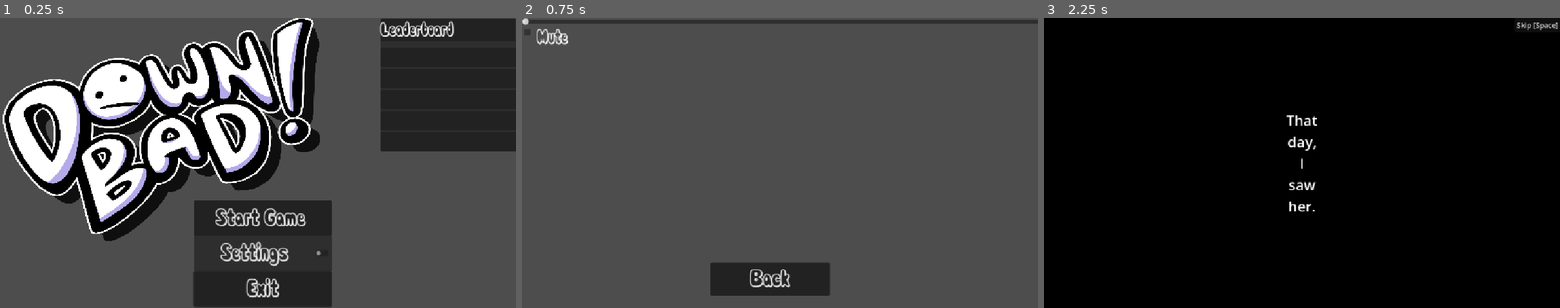
Above: before the commit, frames 1-3 (left to right).
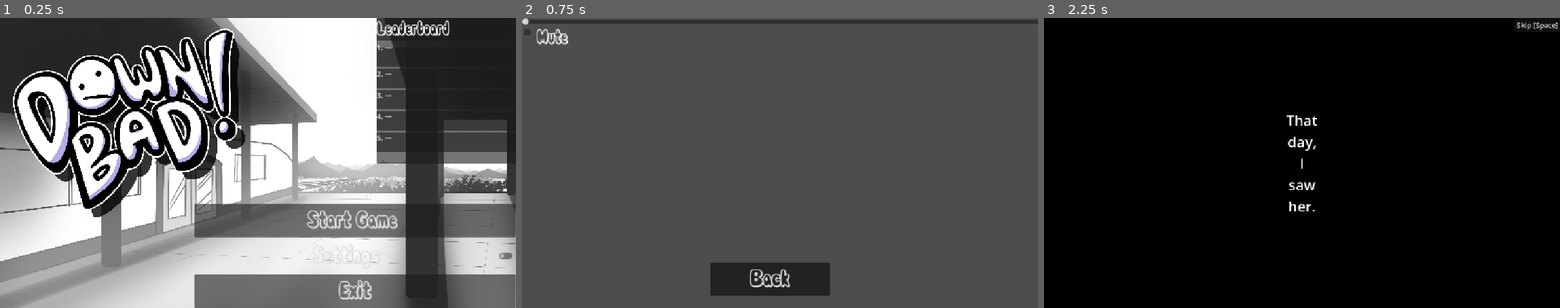
Above: after the commit, the same moments.

Repository: average4136/head-over-heels-game
Game: Godot game, scene res://Scenes/main_menu.tscn
The game is run twice, just before and just after one commit, with the same random seed, the same clock (stepped at 60 frames per second) and the same inputs.
Inputs:
- Up to frame 1 (0.25 s): no input
- Up to frame 2 (0.75 s): click "Settings" at 0.5 s
- Up to frame 3 (2.25 s): click "Back" at 1.25 s; click "Start Game" at 2 s

The runs differ from the first frame. In frame 1, 79% of the frame differs, in the area x 0-100%, y 0-100%; in frame 2, nothing differs; in frame 3, nothing differs.

Commit message:
Update main_menu.tscn

Diff:
--- a/Scenes/main_menu.tscn
+++ b/Scenes/main_menu.tscn
@@ -1,9 +1,100 @@
 [gd_scene format=3 uid="uid://dnpa2bicce1oq"]
 
-[ext_resource type="Script" uid="uid://br5q2akebk30i" path="res://Main_Menu.gd" id="1_28flt"]
+[ext_resource type="Texture2D" uid="uid://8vg5q24vuvkp" path="res://Assets/Cutscenes/Ending_Cutscene.png" id="1_1ehe0"]
 [ext_resource type="FontFile" uid="uid://d4gh6b7fwfnwd" path="res://Assets/Font/Comic_White_Rabbit_.otf" id="2_48xlc"]
-[ext_resource type="Script" uid="uid://dyxg2d0ul3han" path="res://Scenes/Leaderboard.gd" id="3_ce3w2"]
 [ext_resource type="Texture2D" uid="uid://cdwckcet2rg5j" path="res://Assets/DownBad_Logo_V0.5.png" id="4_ce3w2"]
+
+[sub_resource type="GDScript" id="GDScript_n45e2"]
+script/source = "extends Control
+
+func _on_button_pressed() -> void:
+	get_tree().change_scene_to_file(\"res://Scenes/Cutscenes/opening_cutscene.tscn\")
+
+func _on_check_button_pressed() -> void:
+	get_tree().change_scene_to_file(\"res://Scenes/settings.tscn\")
+
+
+func _on_button_exit_pressed() -> void:
+	get_tree().quit()
+
+
+func _ready():
+	update_leaderboard()
+
+
+func update_leaderboard():
+	if not has_node(\"LeaderboardContainer/NamesContainer\"):
+		return
+	var entries = $LeaderboardContainer/NamesContainer.get_children()
+
+	for i in range(5):
+		var panel = entries[i + 1]
+		var label = panel.get_child(0)
+
+		if i < Leaderboard.scores.size():
+			var score = Leaderboard.scores[i]
+
+			label.text = \"%d. %s    %.2f seconds\" % [
+				i + 1,
+				score[\"name\"],
+				score[\"time\"]
+			]
+		else:
+			label.text = \"%d. ---\" % (i + 1)
+"
+
+[sub_resource type="GDScript" id="GDScript_opfnp"]
+script/source = "extends Node
+
+
+const SAVE_PATH := \"user://leaderboard.json\"
+const MAX_ENTRIES := 5
+
+var scores: Array = []
+
+
+func _ready():
+	load_scores()
+
+
+func add_score(player_name: String, time: float):
+	var entry = {
+		\"name\": player_name,
+		\"time\": time
+	}
+
+	scores.append(entry)
+
+	scores.sort_custom(func(a, b):
+		return a[\"time\"] < b[\"time\"]
+	)
+
+	if scores.size() > MAX_ENTRIES:
+		scores.resize(MAX_ENTRIES)
+
+	save_scores()
+
+
+func save_scores():
+	var file = FileAccess.open(SAVE_PATH, FileAccess.WRITE)
+
+	if file:
+		file.store_string(JSON.stringify(scores))
+
+
+func load_scores():
+	if not FileAccess.file_exists(SAVE_PATH):
+		scores = []
+		return
+
+	var file = FileAccess.open(SAVE_PATH, FileAccess.READ)
+	var data = JSON.parse_string(file.get_as_text())
+
+	if data is Array:
+		scores = data
+	else:
+		scores = []
+"
 
 [sub_resource type="GDScript" id="GDScript_ce3w2"]
 
@@ -12,27 +103,34 @@
 anchors_preset = 15
 anchor_right = 1.0
 anchor_bottom = 1.0
-offset_left = 4.0
-offset_top = 2.0
-offset_right = -654.0
-offset_bottom = 18.0
-grow_horizontal = 2
-grow_vertical = 2
-script = ExtResource("1_28flt")
-
-[node name="StartContainer" type="PanelContainer" parent="." unique_id=1594007017]
-layout_mode = 1
-anchors_preset = -1
-anchor_top = 0.44200003
-anchor_right = 0.623
-anchor_bottom = 0.558
-offset_left = 429.0
-offset_top = 112.51199
-offset_right = 428.861
-offset_bottom = 114.415985
-grow_vertical = 2
-
-[node name="Startbutton" type="Button" parent="StartContainer" unique_id=1122144363]
+grow_horizontal = 2
+grow_vertical = 2
+script = SubResource("GDScript_n45e2")
+
+[node name="Background" type="TextureRect" parent="." unique_id=1015862042]
+layout_mode = 1
+anchors_preset = 15
+anchor_right = 1.0
+anchor_bottom = 1.0
+grow_horizontal = 2
+grow_vertical = 2
+texture = ExtResource("1_1ehe0")
+expand_mode = 1
+stretch_mode = 6
+
+[node name="MenuButtons" type="VBoxContainer" parent="." unique_id=1665469877]
+layout_mode = 1
+anchors_preset = 3
+anchor_left = 1.0
+anchor_top = 1.0
+anchor_right = 1.0
+anchor_bottom = 1.0
+offset_left = -717.55707
+offset_top = -233.0
+grow_horizontal = 0
+grow_vertical = 0
+
+[node name="Startbutton" type="Button" parent="MenuButtons" unique_id=1122144363]
 layout_mode = 2
 theme_override_fonts/font = ExtResource("2_48xlc")
 theme_override_font_sizes/font_size = 50
@@ -40,19 +138,7 @@
 button_mask = 5
 text = "Start Game "
 
-[node name="Settingscontainer" type="PanelContainer" parent="." unique_id=186436862]
-layout_mode = 1
-anchors_preset = -1
-anchor_top = 0.56200004
-anchor_right = 1.0400001
-anchor_bottom = 0.68100005
-offset_left = 429.0
-offset_top = 112.25198
-offset_right = 223.27997
-offset_bottom = 112.13995
-grow_vertical = 0
-
-[node name="Settings button" type="CheckButton" parent="Settingscontainer" unique_id=1857087957]
+[node name="Settings button" type="CheckButton" parent="MenuButtons" unique_id=1857087957]
 layout_mode = 2
 size_flags_vertical = 4
 theme_override_fonts/font = ExtResource("2_48xlc")
@@ -60,19 +146,7 @@
 text = " Settings "
 alignment = 1
 
-[node name="Exitcontainer" type="PanelContainer" parent="." unique_id=1398797098]
-layout_mode = 1
-anchors_preset = -1
-anchor_left = 0.002
-anchor_top = 0.44200003
-anchor_right = 0.62700003
-anchor_bottom = 0.799
-offset_left = 427.014
-offset_top = 270.512
-offset_right = 426.88898
-offset_bottom = 112.675964
-
-[node name="ExitButton" type="Button" parent="Exitcontainer" unique_id=993245516]
+[node name="ExitButton" type="Button" parent="MenuButtons" unique_id=993245516]
 layout_mode = 2
 theme_override_fonts/font = ExtResource("2_48xlc")
 theme_override_font_sizes/font_size = 50
@@ -81,13 +155,13 @@
 
 [node name="LeaderboardContainer" type="PanelContainer" parent="." unique_id=1044697172]
 layout_mode = 1
-anchors_preset = -1
-anchor_right = 0.754
-anchor_bottom = 0.44000003
-offset_left = 846.0
-offset_right = 777.27795
-offset_bottom = 3.8799744
-script = ExtResource("3_ce3w2")
+anchors_preset = 1
+anchor_left = 1.0
+anchor_right = 1.0
+offset_left = -311.0
+offset_bottom = 325.0
+grow_horizontal = 0
+script = SubResource("GDScript_opfnp")
 
 [node name="NamesContainer" type="VBoxContainer" parent="LeaderboardContainer" unique_id=320594901]
 custom_maximum_size = Vector2(350, 300)
@@ -183,11 +257,11 @@
 [node name="CanvasLayer" type="CanvasLayer" parent="." unique_id=90277366]
 
 [node name="DownBadLogoV0_5" type="Sprite2D" parent="." unique_id=285365223]
-position = Vector2(374, 252.00003)
+position = Vector2(300.99997, 235)
 rotation = -0.29147
-scale = Vector2(0.39321485, 0.309733)
+scale = Vector2(0.28, 0.28)
 texture = ExtResource("4_ce3w2")
 
-[connection signal="pressed" from="StartContainer/Startbutton" to="." method="_on_button_pressed"]
-[connection signal="pressed" from="Settingscontainer/Settings button" to="." method="_on_check_button_pressed"]
-[connection signal="pressed" from="Exitcontainer/ExitButton" to="." method="_on_button_exit_pressed"]
+[connection signal="pressed" from="MenuButtons/Startbutton" to="." method="_on_button_pressed"]
+[connection signal="pressed" from="MenuButtons/Settings button" to="." method="_on_check_button_pressed"]
+[connection signal="pressed" from="MenuButtons/ExitButton" to="." method="_on_button_exit_pressed"]
